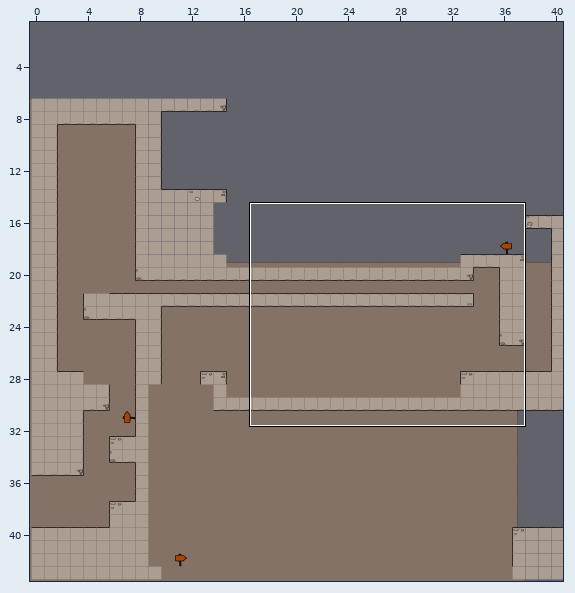
A Tiled map gets an edit: raw/levelconverter/maps/l13.tmx. The first picture is a wide view before the edit; the outline marks the close-up.
Close-up. Earlier state:
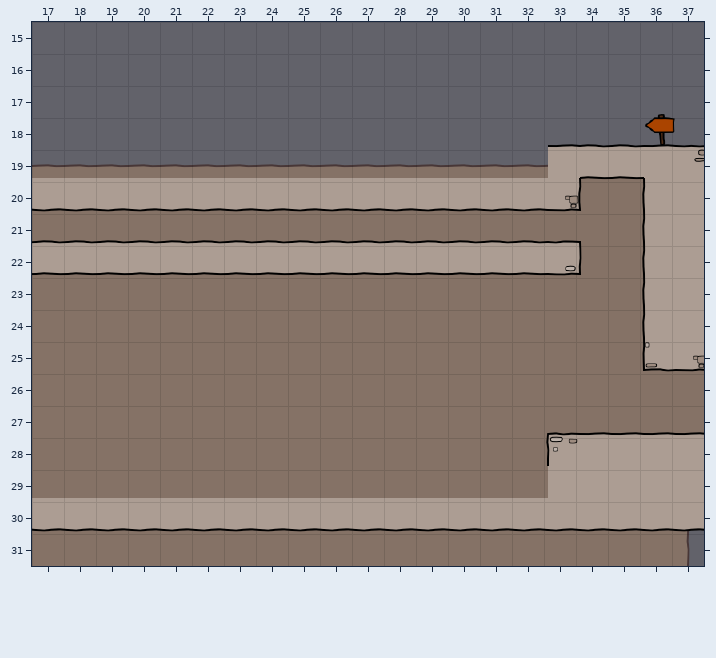
Cells are 40x40 px. Shown: x 17..37, y 15..31. The commit also changed other parts of the map, which this record leaves out. The old version is drawn lined up with the new one.
The result:
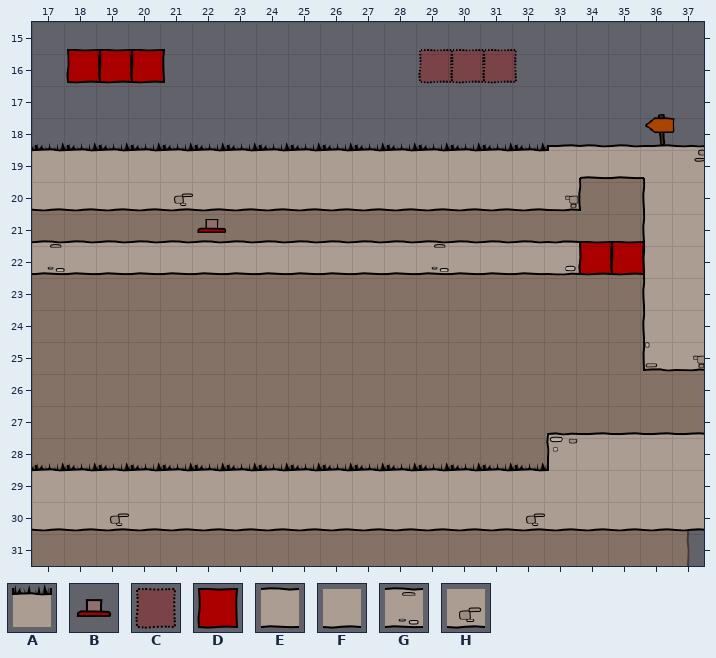
Key: from "foreground": A 41; from "objectpalette": B 16, C 17, D 18; from "world1": E 25, F 49, G 117, H 126.
_ is an empty cell.
Tiles of an added or newly shown layer are drawn over the layers below it.
Difference:
{"change": "map size 41x37 -> 41x44 cells (old content now starts at 0,7; both pictures use the new coordinates)"}
{"where": "layer \"walls\""}
{"y":20,"x":21,"old":"F","new":"H"}
{"y":22,"x":17,"old":"E","new":"G"}
{"y":22,"x":29,"old":"E","new":"G"}
{"y":30,"x":19,"old":"F","new":"H"}
{"y":30,"x":32,"old":"F","new":"H"}
{"where": "layer \"objects\" (now shown)"}
{"y":16,"x":18,"old":"___","new":"DDD"}
{"y":16,"x":29,"old":"___","new":"CCC"}
{"y":21,"x":22,"old":"_","new":"B"}
{"y":22,"x":34,"old":"__","new":"DD"}
{"where": "layer \"fg\" (now shown)"}
{"y":19,"x":17,"old":"________________","new":"AAAAAAAAAAAAAAAA"}
{"y":29,"x":17,"old":"________________","new":"AAAAAAAAAAAAAAAA"}
{"label":"added","picture_box":[66,49,165,84]}
{"label":"added","picture_box":[418,49,517,84]}
{"label":"changed","picture_box":[32,142,549,272]}
{"label":"added","picture_box":[578,241,645,276]}
{"label":"changed","picture_box":[32,462,549,526]}
